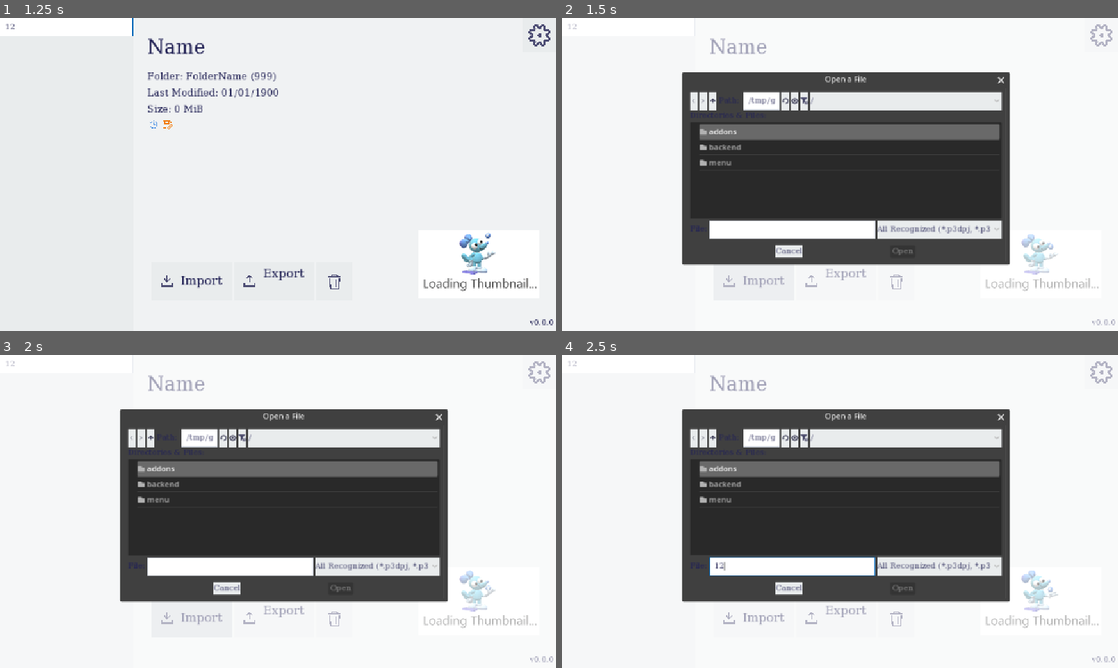
Above: before the commit, frames 1-4 (two rows, left to right).
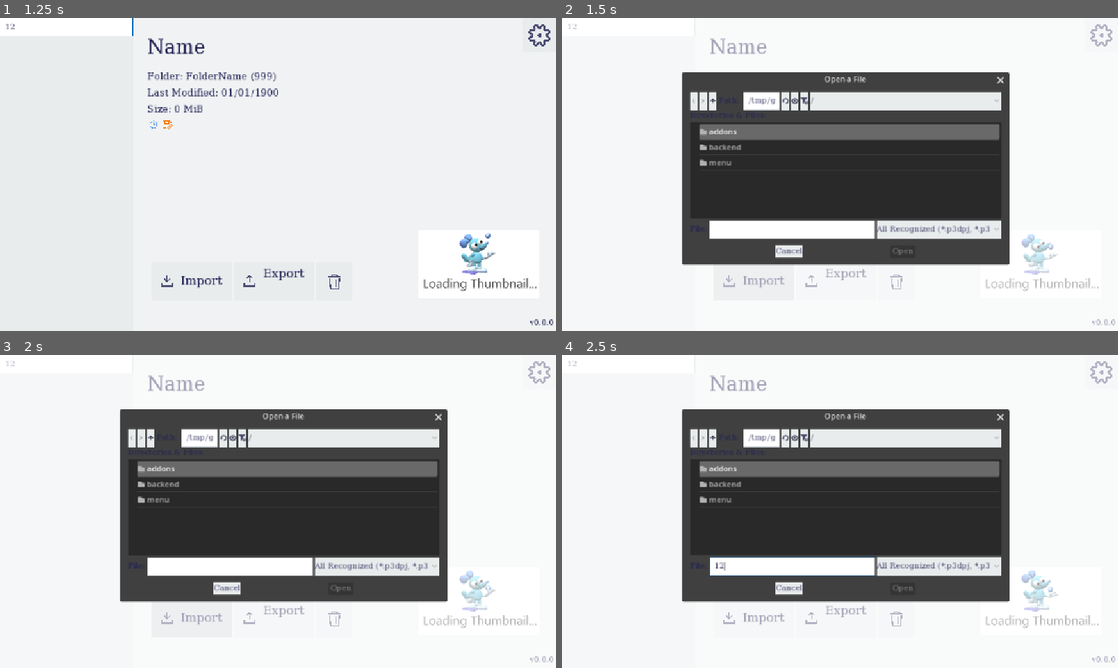
Above: after the commit, the same moments.

Repository: silkycell/Paint-3D-Project-Manager
Game: Godot game, scene res://menu/projects/projects_menu.tscn
Two runs of this game, one before a commit and one after it. Both use one fixed random seed, a clock stepped at 60 frames per second and the inputs below.
Inputs (mouse positions are in pixels of both pictures, inside the frame that each line leads up to):
- Up to frame 1 (1.25 s): click (66, 27) at 0.52 s; type "12" at 0.6 s
- Up to frame 2 (1.5 s): click (751, 280) at 1.25 s
- Up to frame 3 (2 s): no input
- Up to frame 4 (2.5 s): click (789, 567) at 2.02 s; type "12" at 2.1 s

Frame 1 is identical in both runs. In frame 2, 0.3% of the frame differs, in the area x 47-81%, y 17-80%; in frame 3, 0.3%; in frame 4, 0.3%.
Error in both runs: Out of bounds get index '0' (on base: 'Array[Project]') (res://backend/global_signal_handler.gd:3)

Commit message:
remove Fonts theme resource

Diff:
--- a/menu/menu_theme.tres
+++ b/menu/menu_theme.tres
@@ -175,7 +175,6 @@
 CheckButton/styles/hover_pressed = SubResource("StyleBoxEmpty_y1xnr")
 CheckButton/styles/normal = SubResource("StyleBoxEmpty_0ssyq")
 CheckButton/styles/pressed = SubResource("StyleBoxEmpty_0elvm")
-Fonts/fonts/normal = SubResource("SystemFont_fvwaa")
 HeaderLarge/font_sizes/font_size = 40
 HeaderMedium/font_sizes/font_size = 20
 Label/colors/font_color = Color(0.133333, 0.133333, 0.333333, 1)
